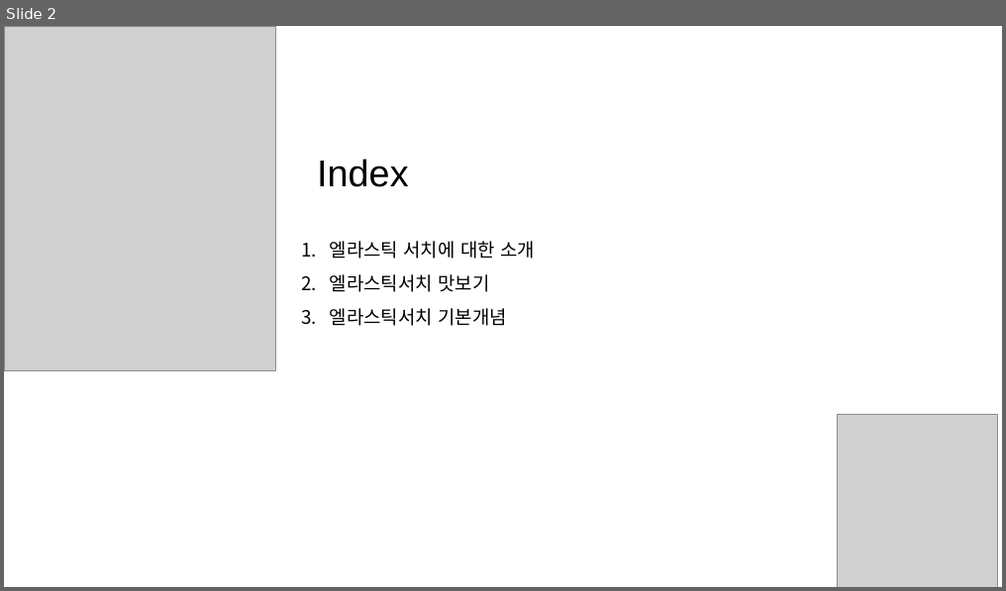
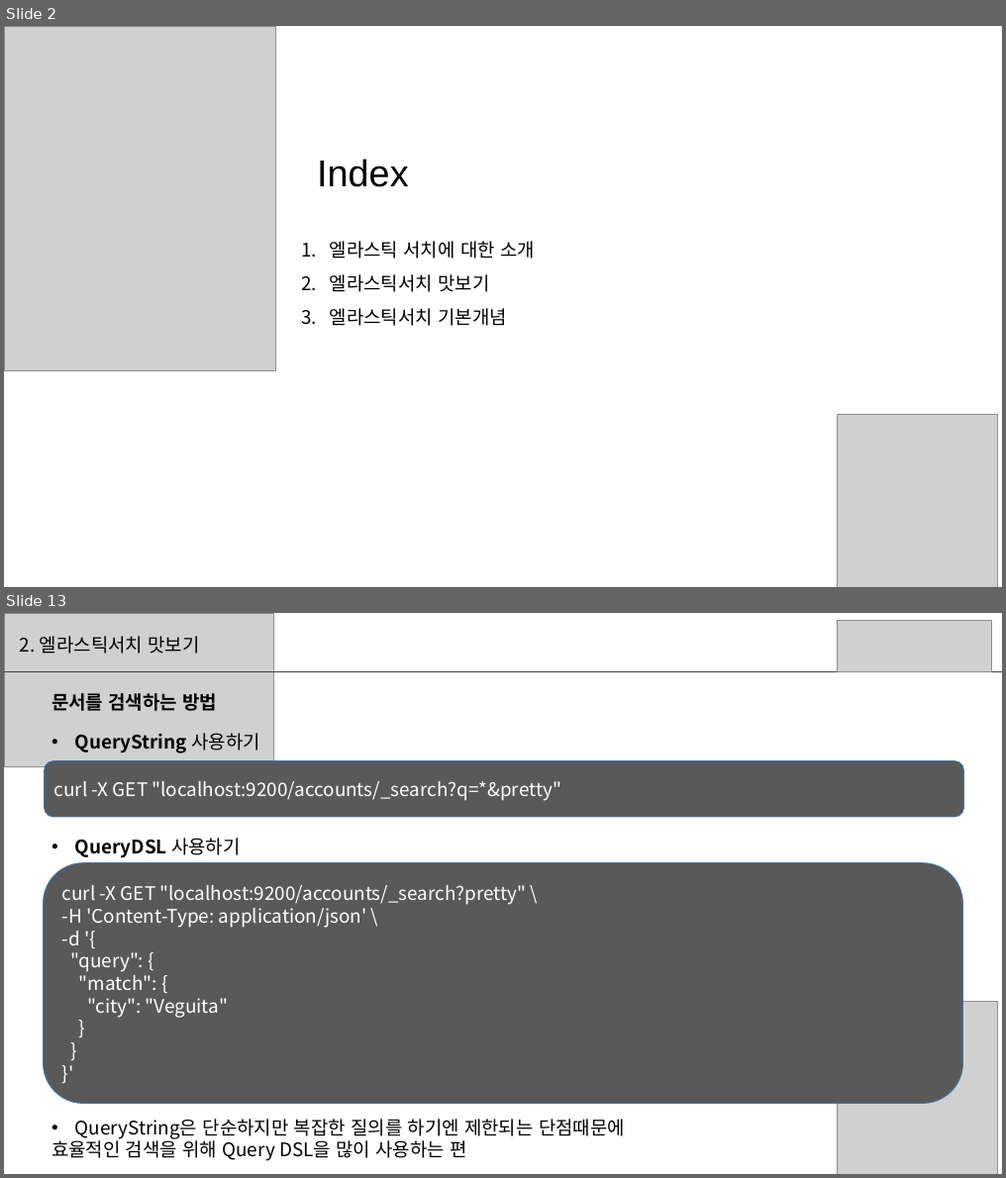
Before and after one commit to sup2is/dev-note, a slide deck: study/elasticsearch/Elasticsearch스터디1주차자료.pptx. Shown one above the other, each under a label of ours: slide 2 before the commit, slides 2 and 13 after it; the slides between them are not shown. The pictures are 1006x591 and 1006x1178 pixels, drawn with LibreOffice and Linux fonts; fonts in the diff are those of the drawing; grey boxes stand for pictures. Boxes give left, top, right and bottom in pixels: in the first picture for what was removed or moved away, otherwise in the second. Text is boxed around its words. In the diff, an @@ line names an element or a change of style, - is before the commit and + after.

```diff
--- a/study/elasticsearch/Elasticsearch스터디1주차자료.pptx
+++ b/study/elasticsearch/Elasticsearch스터디1주차자료.pptx
@@ slide 13 added at <box>4,613,1002,1174</box>, background #FFFFFF @@
@@ picture added at <box>4,613,274,767</box> @@
@@ text added at <box>20,636,200,654</box>, 18 pt, text #000000 @@
+2. 엘라스틱서치 맛보기
@@ picture added at <box>838,620,991,671</box> @@
@@ line added from (4, 672) to (1002, 672), #404040 0.5 pt @@
@@ text added at <box>52,693,217,711</box>, 18 pt, text #000000, bold @@
+문서를 검색하는 방법
@@ text added at <box>75,733,260,754</box>, 18 pt, text #000000, bold @@
+• QueryString 사용하기
@@ rounded rectangle added at <box>45,761,964,817</box>, fill #595959, outline #43739E 1 pt, 18 pt, text #FFFFFF @@
+curl -X GET "localhost:9200/accounts/_search?q=*&pretty"
@@ text added at <box>75,838,241,859</box>, 18 pt, text #000000, bold @@
+• QueryDSL 사용하기
@@ rounded rectangle added at <box>43,863,963,1103</box>, fill #595959, outline #43739E 1 pt, 18 pt, text #FFFFFF @@
+curl -X GET "localhost:9200/accounts/_search?pretty" \
+-H 'Content-Type: application/json' \
+-d '{
+"query": {
+"match": {
+"city": "Veguita"
+}
+}
+}'
@@ picture added at <box>838,1001,997,1174</box> @@
@@ text added at <box>52,1119,625,1161</box>, 18 pt, text #000000 @@
+• QueryString은 단순하지만 복잡한 질의를 하기엔 제한되는 단점때문에
+효율적인 검색을 위해 Query DSL을 많이 사용하는 편
```
Also in this commit, not shown: 3 slides changed, 19 other slides added, 1 other file.
